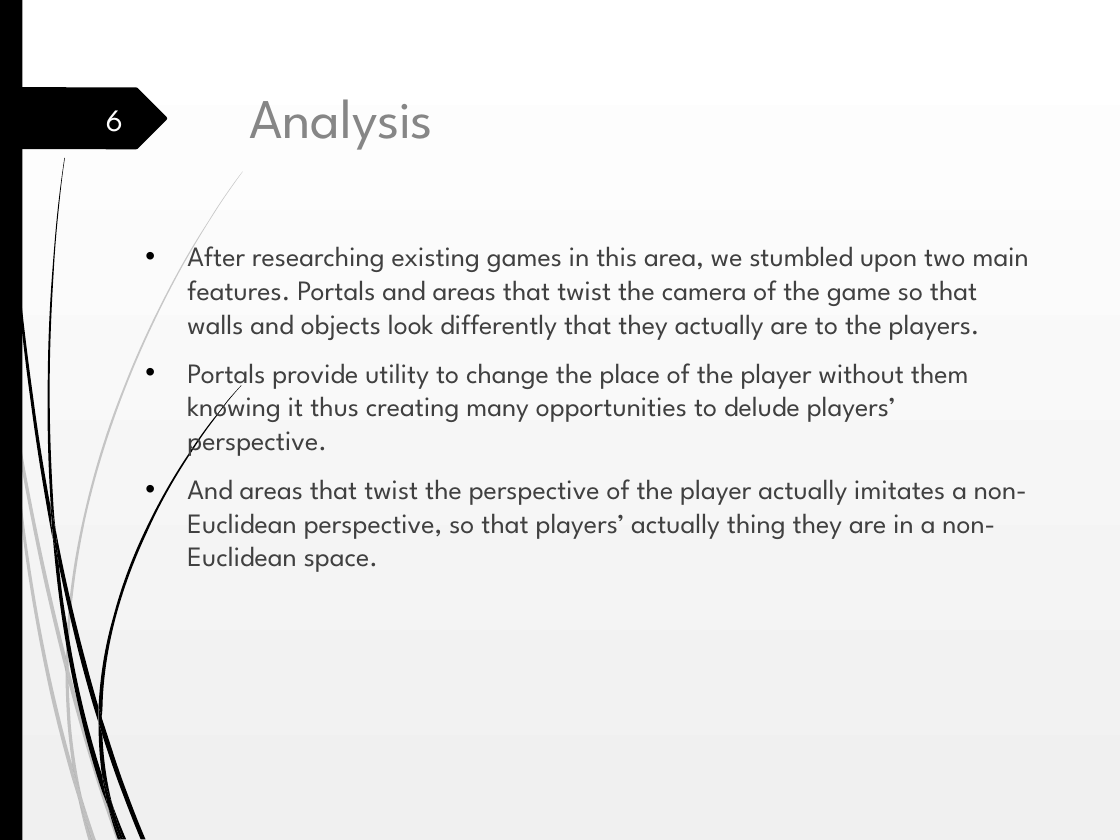
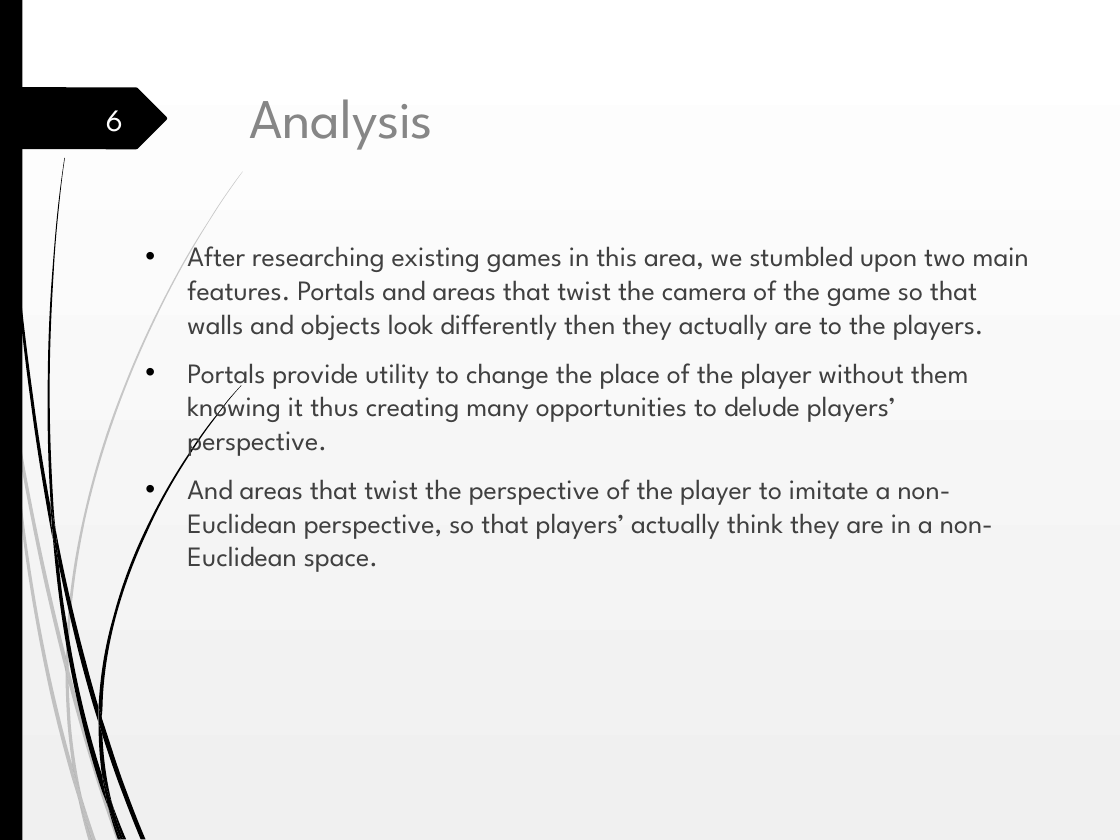
Before and after one commit to CankayaUniversity/ceng-407-408-2020-2021-Designing-a-Non-Euclidean-Basic-Game-Engine, a slide deck: slide 6 of Documents/Non-Euclidean Game Engine - Ceng407 Presentation.pptx. Drawn at 1120x840 pixels with LibreOffice and Linux fonts; fonts in the diff are those of the drawing. Boxes give left, top, right and bottom in pixels: in the first picture for what was removed or moved away, otherwise in the second. Text is boxed around its words. In the diff, an @@ line names an element or a change of style, - is before the commit and + after.

Commit message:
Corrected Typos

```diff
--- a/Documents/Non-Euclidean Game Engine - Ceng407 Presentation.pptx
+++ b/Documents/Non-Euclidean Game Engine - Ceng407 Presentation.pptx
@@ text at [187, 239, 1029, 340]: text changed @@
-• After researching existing games in this area, we stumbled upon two main features. Portals and areas that twist the camera of the game so that walls and objects look differently that they actually are to the players.
+• After researching existing games in this area, we stumbled upon two main features. Portals and areas that twist the camera of the game so that walls and objects look differently then they actually are to the players.
@@ text at [187, 479, 993, 572]: text changed @@
-• And areas that twist the perspective of the player actually imitates a non-Euclidean perspective, so that players’ actually thing they are in a non-Euclidean space.
+• And areas that twist the perspective of the player to imitate a non-Euclidean perspective, so that players’ actually think they are in a non-Euclidean space.
```
